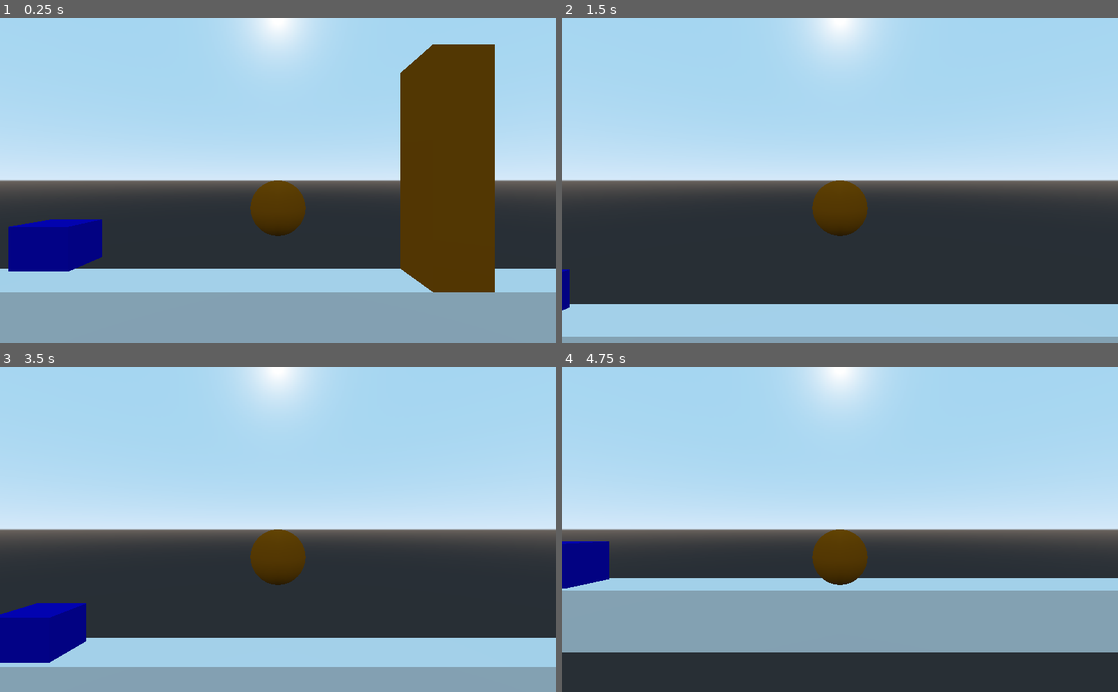
Above: before the commit, frames 1-4 (two rows, left to right).
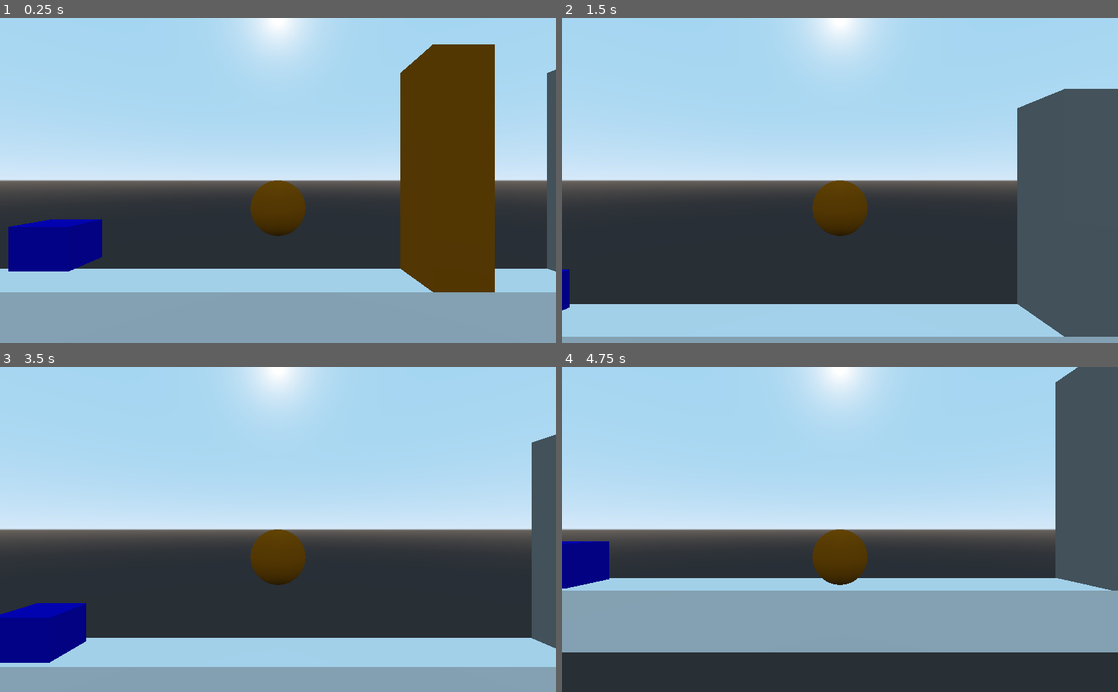
Above: after the commit, the same moments.

Repository: tomas7770/puzzle-ball
Game: Godot game, scene res://Scenes/TestScene.tscn
The game is run twice, just before and just after one commit, with the same random seed, the same clock (stepped at 60 frames per second) and the same inputs.
Inputs:
- Up to frame 1 (0.25 s): no input
- Up to frame 2 (1.5 s): hold Right (plr1_right) 0.53-1.28 s; hold Z (plr1_magnet, bound only after the commit) 0.53-1.28 s; tap Space (plr1_jump) at 0.77 s; hold Left (plr1_left) from 1.28 s (still down); tap Z (plr1_magnet, bound only after the commit) at 1.35 s
- Up to frame 3 (3.5 s): tap Space (plr1_jump) at 1.52, 3.02 s; release Left (plr1_left) at 2.03 s; hold Z (plr1_magnet, bound only after the commit) 2.03-2.78 s; hold Right (plr1_right) from 2.03 s (still down); tap Z (plr1_magnet, bound only after the commit) at 2.85 s
- Up to frame 4 (4.75 s): release Right (plr1_right) at 3.53 s; hold Z (plr1_magnet, bound only after the commit) 3.53-4.28 s; hold Left (plr1_left) from 3.53 s (still down); tap Space (plr1_jump) at 3.77, 4.52 s; tap Z (plr1_magnet, bound only after the commit) at 4.35 s

The runs differ from the first frame. In frame 1, 0.9% of the frame differs, in the area x 98-100%, y 15-78%; in frame 2, 13%, in the area x 81-100%, y 21-99%; in frame 3, 2.6%; in frame 4, 7.1%.

Commit message:
Initial implementation of magnet mechanic

Diff:
--- /dev/null
+++ b/Scenes/MagnetizedRigidBody/MagnetizedRigidBody.gd
@@ -0,0 +1,7 @@
+extends RigidBody
+
+var magnet_force = 30
+
+func apply_magnet_forces(dist_vector: Vector3, magnet_safe_distance):
+	if dist_vector.length() > magnet_safe_distance:
+		add_central_force(dist_vector.normalized()*magnet_force)
--- a/Scenes/PlayerBall/PlayerBall.gd
+++ b/Scenes/PlayerBall/PlayerBall.gd
@@ -1,11 +1,15 @@
 extends RigidBody
 
 onready var jump_ray_casts = $JumpRayCasts
+onready var magnet_area = $MagnetArea
 
 var acceleration = 20
 var max_speed = 10
 var jump_force = 8
 var max_slope_angle = 45
+var magnet_safe_distance = 4
+
+var magnet_enabled = false
 
 func _ready():
 	# To prevent raycasts from being affected by ball rotation;
@@ -18,6 +22,8 @@
 func _input(event):
 	if event.is_action_pressed("plr1_jump"):
 		_try_jump()
+	elif event.is_action_pressed("plr1_magnet"):
+		_toggle_magnet()
 
 func _physics_process(delta):
 	_update_raycast_positions()
@@ -28,6 +34,7 @@
 		_apply_movement_force(1, delta)
 	else:
 		angular_damp = 15
+	_apply_magnet_forces()
 
 func _update_raycast_positions():
 	jump_ray_casts.translation = translation
@@ -48,3 +55,13 @@
 func _try_jump():
 	if _is_on_floor():
 		apply_central_impulse(Vector3(0, jump_force, 0))
+
+func _toggle_magnet():
+	magnet_enabled = !magnet_enabled
+
+func _apply_magnet_forces():
+	if !magnet_enabled:
+		return
+	for body in magnet_area.get_overlapping_bodies():
+		if body.has_method("apply_magnet_forces"):
+			body.apply_magnet_forces(translation - body.translation, magnet_safe_distance)
--- a/Scenes/PlayerBall/PlayerBall.tscn
+++ b/Scenes/PlayerBall/PlayerBall.tscn
@@ -10,6 +10,9 @@
 
 [sub_resource type="SphereMesh" id=2]
 material = SubResource( 3 )
+
+[sub_resource type="SphereShape" id=4]
+radius = 8.0
 
 [node name="PlayerBall" type="RigidBody"]
 axis_lock_linear_z = true
@@ -36,3 +39,8 @@
 
 [node name="ColoredKey" parent="." instance=ExtResource( 2 )]
 shape = SubResource( 1 )
+
+[node name="MagnetArea" type="Area" parent="."]
+
+[node name="CollisionShape" type="CollisionShape" parent="MagnetArea"]
+shape = SubResource( 4 )
--- a/Scenes/TestScene.tscn
+++ b/Scenes/TestScene.tscn
@@ -6,6 +6,7 @@
 [ext_resource path="res://Scenes/ColoredSensor/ColoredSensor.tscn" type="PackedScene" id=4]
 [ext_resource path="res://Scenes/ColoredDoor/ColoredDoor.gd" type="Script" id=5]
 [ext_resource path="res://Scenes/ColoredKey/ColoredKey.tscn" type="PackedScene" id=6]
+[ext_resource path="res://Scenes/MagnetizedRigidBody/MagnetizedRigidBody.gd" type="Script" id=7]
 
 [sub_resource type="BoxShape" id=1]
 extents = Vector3( 20, 1, 1 )
@@ -30,14 +31,28 @@
 material = SubResource( 6 )
 size = Vector3( 2, 8, 2 )
 
+[sub_resource type="SpatialMaterial" id=11]
+albedo_color = Color( 0.5, 0.5, 0.5, 1 )
+
+[sub_resource type="CubeMesh" id=12]
+material = SubResource( 11 )
+size = Vector3( 2, 8, 2 )
+
 [sub_resource type="BoxShape" id=8]
 extents = Vector3( 1, 0.75, 0.75 )
 
-[sub_resource type="SpatialMaterial" id=9]
+[sub_resource type="SpatialMaterial" id=13]
 albedo_color = Color( 0, 0, 0.74902, 1 )
 
 [sub_resource type="CubeMesh" id=10]
-material = SubResource( 9 )
+material = SubResource( 13 )
+size = Vector3( 2, 1.5, 1.5 )
+
+[sub_resource type="SpatialMaterial" id=14]
+albedo_color = Color( 0.5, 0.5, 0.5, 1 )
+
+[sub_resource type="CubeMesh" id=15]
+material = SubResource( 14 )
 size = Vector3( 2, 1.5, 1.5 )
 
 [node name="TestScene" type="Spatial"]
@@ -84,6 +99,20 @@
 [node name="MeshInstance" type="MeshInstance" parent="StaticBody3"]
 mesh = SubResource( 7 )
 
+[node name="StaticBody4" type="StaticBody" parent="."]
+transform = Transform( 1, 0, 0, 0, 1, 0, 0, 0, 1, 12, 3.48, 0 )
+script = ExtResource( 5 )
+
+[node name="ColoredSensor" parent="StaticBody4" instance=ExtResource( 4 )]
+color = 1
+shape = SubResource( 3 )
+
+[node name="CollisionShape" type="CollisionShape" parent="StaticBody4"]
+shape = SubResource( 3 )
+
+[node name="MeshInstance" type="MeshInstance" parent="StaticBody4"]
+mesh = SubResource( 12 )
+
 [node name="BlueBlock" type="RigidBody" parent="."]
 transform = Transform( 1, 0, 0, 0, 1, 0, 0, 0, 1, -8, 1, 0 )
 axis_lock_linear_z = true
@@ -100,3 +129,21 @@
 [node name="ColoredKey" parent="BlueBlock" instance=ExtResource( 6 )]
 color = 2
 shape = SubResource( 8 )
+
+[node name="GrayBlock" type="RigidBody" parent="."]
+transform = Transform( 1, 0, 0, 0, 1, 0, 0, 0, 1, -18, 1, 0 )
+axis_lock_linear_z = true
+axis_lock_angular_x = true
+axis_lock_angular_y = true
+axis_lock_angular_z = true
+script = ExtResource( 7 )
+
+[node name="CollisionShape" type="CollisionShape" parent="GrayBlock"]
+shape = SubResource( 8 )
+
+[node name="MeshInstance" type="MeshInstance" parent="GrayBlock"]
+mesh = SubResource( 15 )
+
+[node name="ColoredKey" parent="GrayBlock" instance=ExtResource( 6 )]
+color = 1
+shape = SubResource( 8 )
--- a/project.godot
+++ b/project.godot
@@ -43,6 +43,11 @@
 "events": [ Object(InputEventKey,"resource_local_to_scene":false,"resource_name":"","device":0,"alt":false,"shift":false,"control":false,"meta":false,"command":false,"pressed":false,"scancode":32,"physical_scancode":0,"unicode":0,"echo":false,"script":null)
  ]
 }
+plr1_magnet={
+"deadzone": 0.5,
+"events": [ Object(InputEventKey,"resource_local_to_scene":false,"resource_name":"","device":0,"alt":false,"shift":false,"control":false,"meta":false,"command":false,"pressed":false,"scancode":90,"physical_scancode":0,"unicode":0,"echo":false,"script":null)
+ ]
+}
 
 [physics]
 
Not shown: 1 places in Scenes/PlayerBall/PlayerBall.tscn that only renumber resources
Not shown: 1 places in Scenes/TestScene.tscn that only renumber resources
